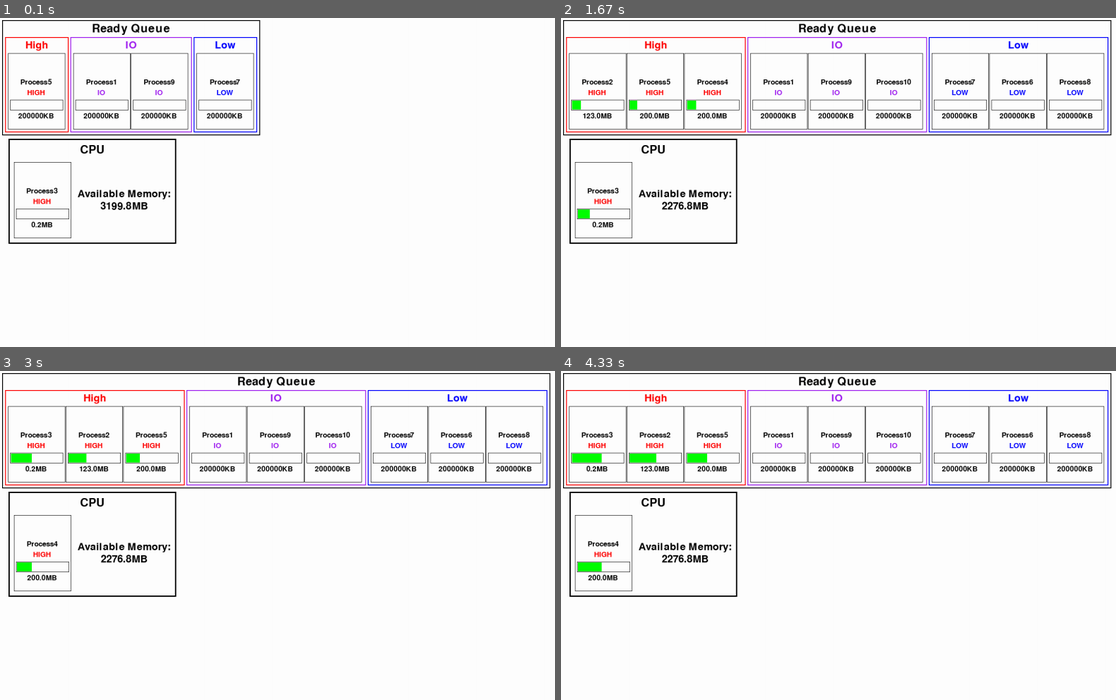
Above: before the commit, frames 1-4 (two rows, left to right).
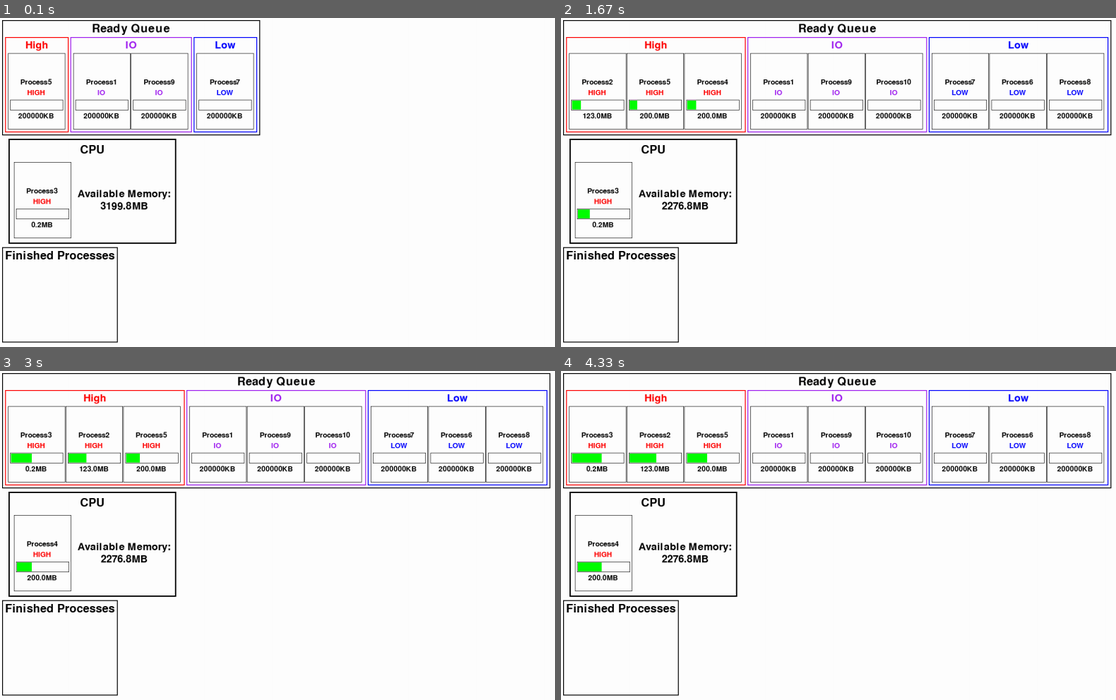
Above: after the commit, the same moments.

Repository: SamB-C/Process-scheduling-simulation
Game: pygame game, started from testing.py
Same seed, same stepped clock (60 frames per second), same inputs: the game is played once before the commit and once after it.
Inputs:
- Up to frame 1 (0.1 s): no input
- Up to frame 2 (1.67 s): no input
- Up to frame 3 (3 s): no input
- Up to frame 4 (4.33 s): no input

The runs differ from the first frame. In frame 1, 0.6% of the frame differs, in the area x 0-22%, y 69-99%; in frame 2, 0.6%; in frame 3, 0.6%; in frame 4, 0.6%.

Commit message:
Add finished processes surface to screen
Place the finished processes surface on the main surface in the run() method of the OperatingSystem class.

Diff:
--- a/simulation.py
+++ b/simulation.py
@@ -417,16 +417,17 @@
             self.check_running_process()
             self.check_blocked_processes()
 
+            # Generate graphics
             y_pos = 5
             ready_queue_surface = self.pygame_create_ready_queue_surface()
             screen.blit(ready_queue_surface, (5, y_pos))
             y_pos += ready_queue_surface.get_height() + 8
             cpu_surface = self.pygame_create_cpu_surface()
             screen.blit(cpu_surface, (20, y_pos))
-            y_pos += cpu_surface.get_height() + 1
-            for index, process in enumerate(self.finished_processes):
-                screen.blit(process.pygame_process_surface.surface, (index*(
-                    Process.PYGAME_SURFACE_WIDTH + 1) + 1, y_pos))
+            y_pos += cpu_surface.get_height() + 8
+            finished_processes_surface = self.pygame_create_finished_processes_surface()
+            screen.blit(finished_processes_surface, (5, y_pos))
+            y_pos += finished_processes_surface.get_height() + 8
 
             # Render pygame stuff
             pygame.display.update()
